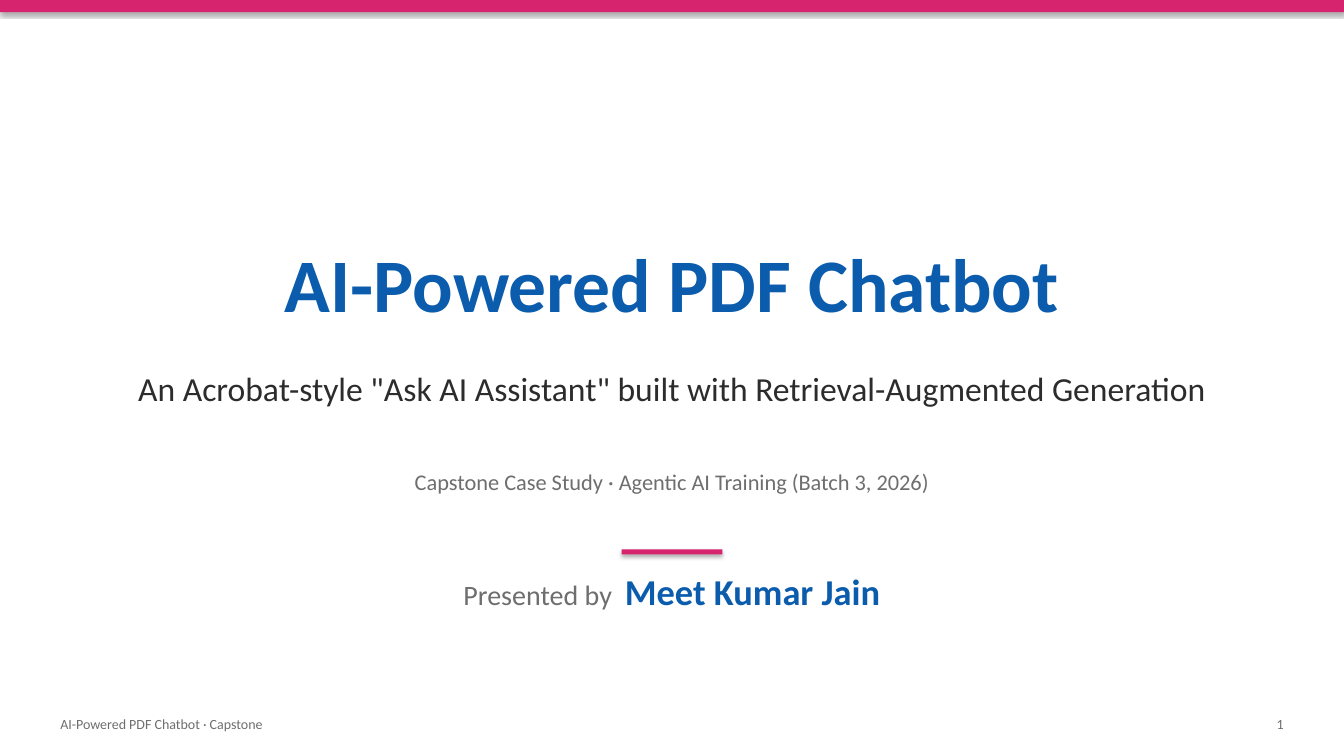
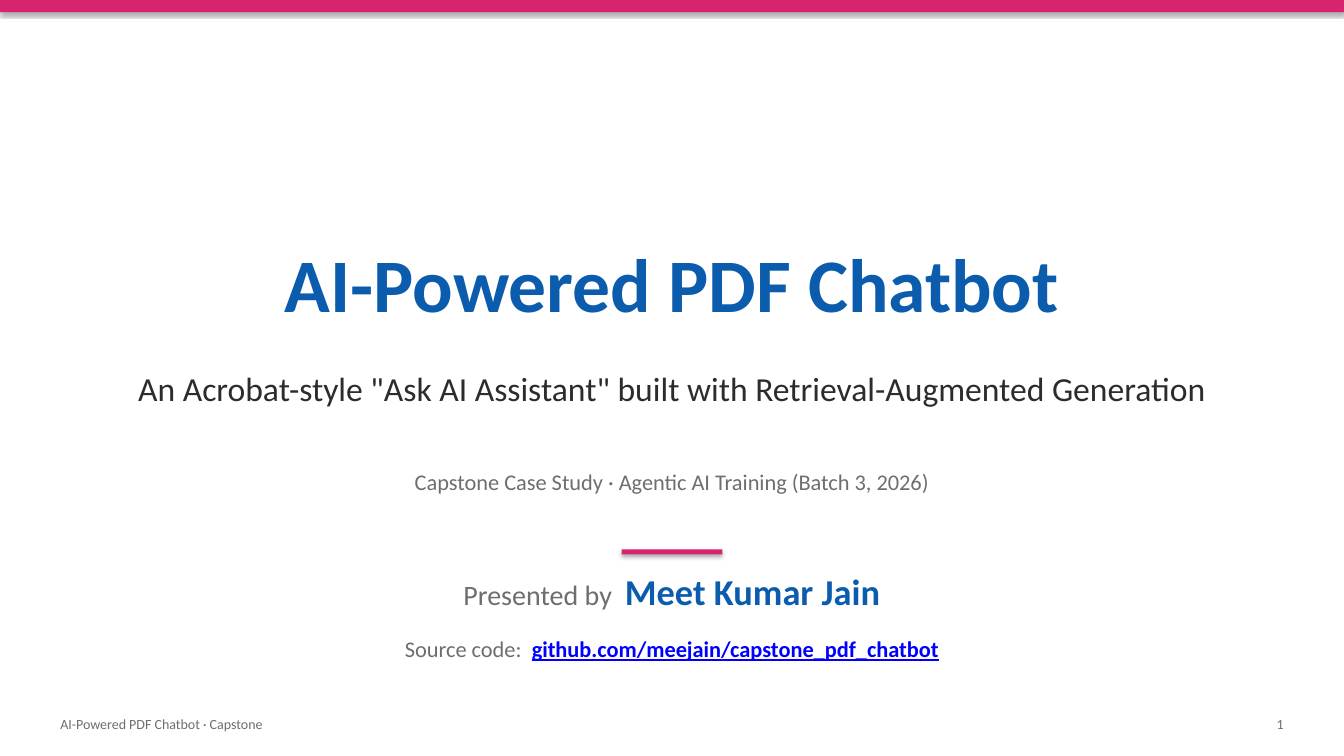
Before and after one commit to meejain/capstone_pdf_chatbot, a slide deck: slide 1 of deliverables/AI_PDF_Chatbot_Capstone.pptx. Drawn at 1344x756 pixels with LibreOffice and Linux fonts; fonts in the diff are those of the drawing. Boxes give left, top, right and bottom in pixels: in the first picture for what was removed or moved away, otherwise in the second. Text is boxed around its words. In the diff, an @@ line names an element or a change of style, - is before the commit and + after.

```diff
--- a/deliverables/AI_PDF_Chatbot_Capstone.pptx
+++ b/deliverables/AI_PDF_Chatbot_Capstone.pptx
@@ text added at (x1=405, y1=641, x2=939, y2=661), 16 pt, text #0000FF, bold, underline @@
+Source code: github.com/meejain/capstone_pdf_chatbot
```
Also in this commit, not shown: 1 other slide changed, 8 other files.
